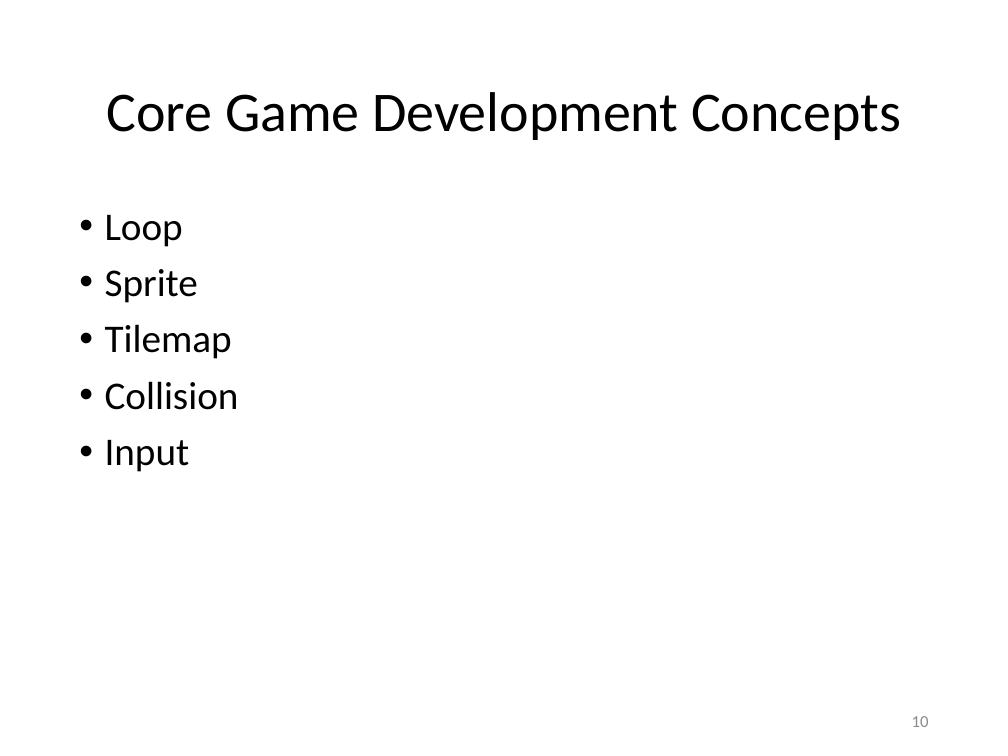
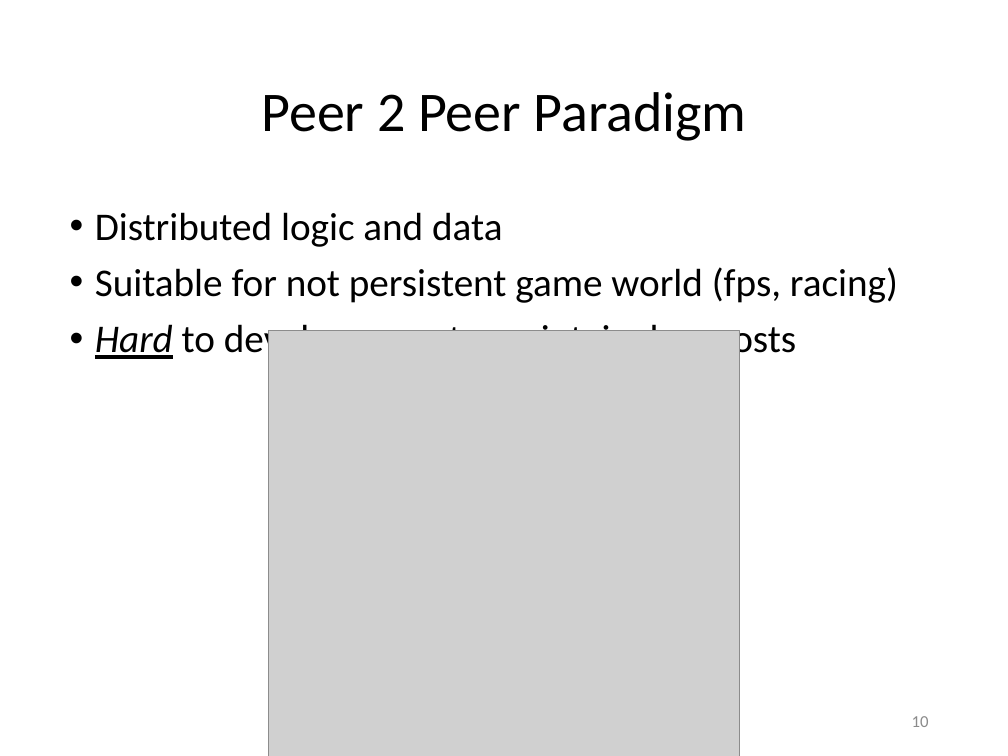
Before and after one commit to Lotti/codemotion2015, a slide deck: slide 10 of slides/slides.pptx. Drawn at 1008x756 pixels with LibreOffice and Linux fonts; fonts in the diff are those of the drawing; grey boxes stand for pictures; background and template pictures are left out. Boxes give left, top, right and bottom in pixels: in the first picture for what was removed or moved away, otherwise in the second. Text is boxed around its words. In the diff, an @@ line names an element or a change of style, - is before the commit and + after.

Commit message:
slides developing...

```diff
--- a/slides/slides.pptx
+++ b/slides/slides.pptx
@@ title at (261,92,747,141): text changed @@
-Core Game Development Concepts
+Peer 2 Peer Paradigm
@@ text at (95,212,898,363): text changed @@
-• Loop
-• Sprite
-• Tilemap
-• Collision
-• Input
+• Distributed logic and data
+• Suitable for not persistent game world (fps, racing)
+• Hard to develop, easy to maintain, low costs
@@ picture added at (269,331,740,756) @@
```
Also in this commit, not shown: 9 other slides changed, 8 other files.
